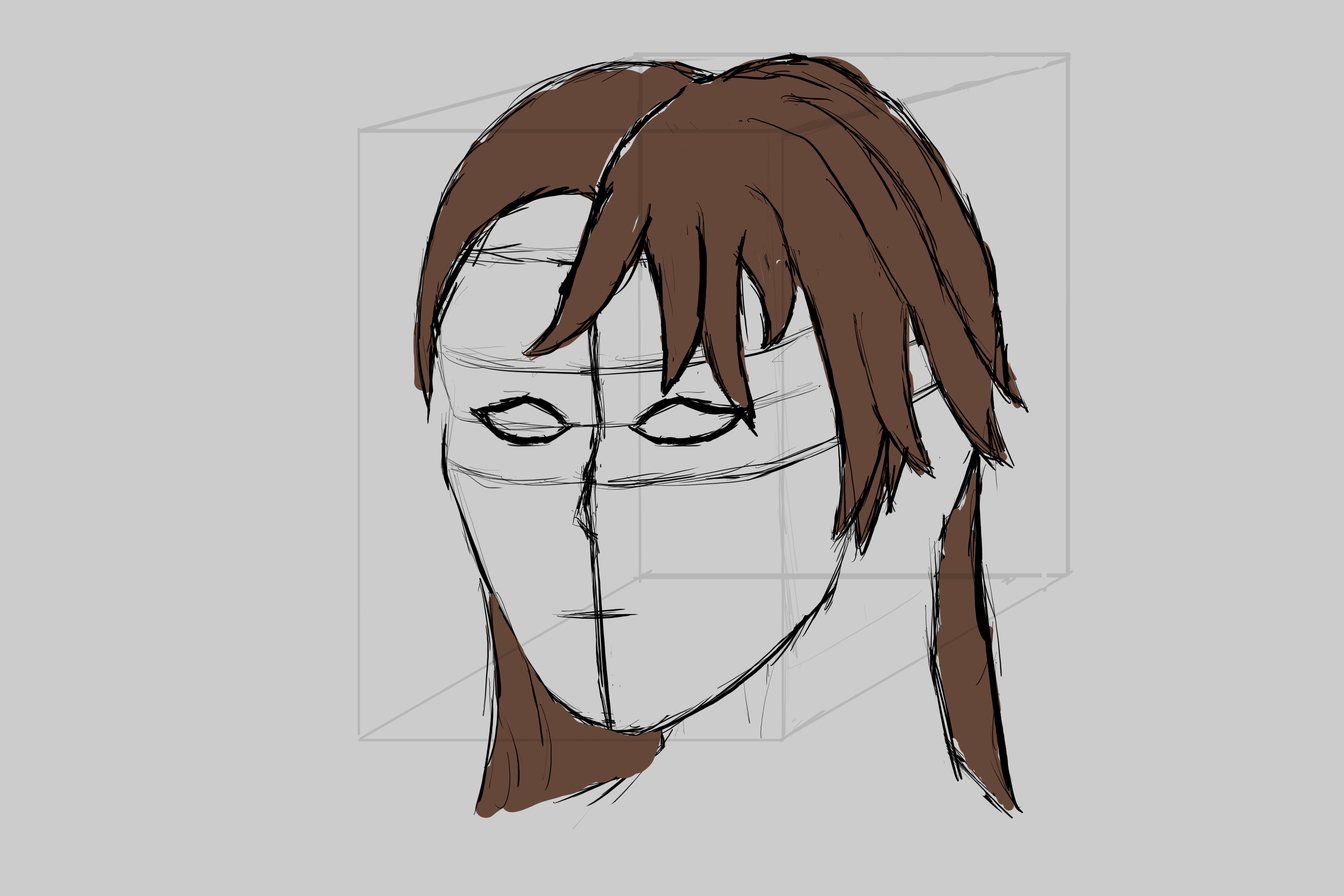
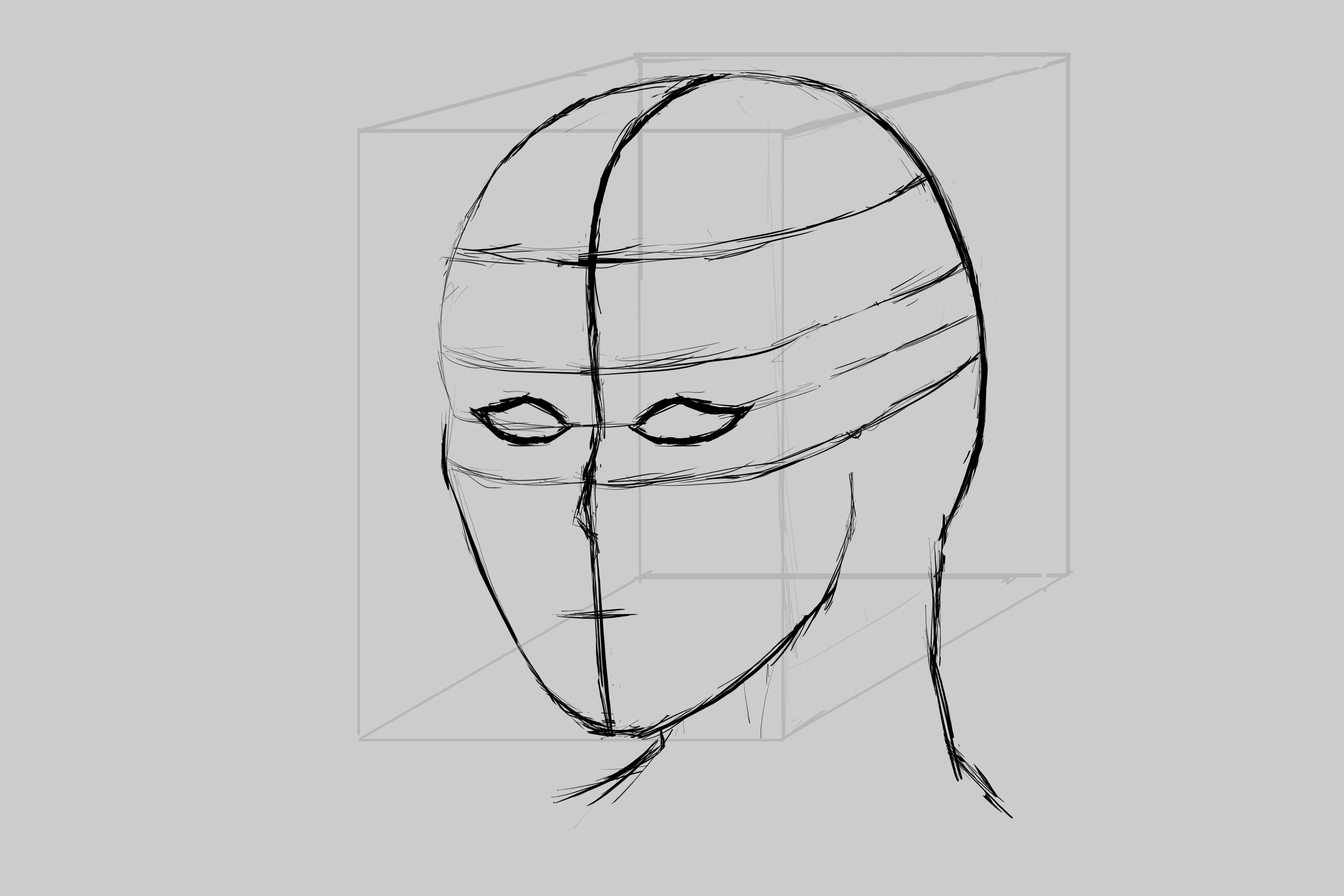
Layers edited between the first and the second 1344x896 image:
painted on "Box" over [412, 52, 1029, 746]
hid group "Hair" (2 layers) over [412, 52, 1029, 818]
painted on "Strands" over [412, 52, 1029, 818]
painted on "Color" over [412, 52, 1029, 818]
painted on "Sketch" over [412, 52, 1029, 818]
painted on "FillColor" over [412, 52, 1029, 818]
painted on "White" over [412, 52, 1029, 818]
